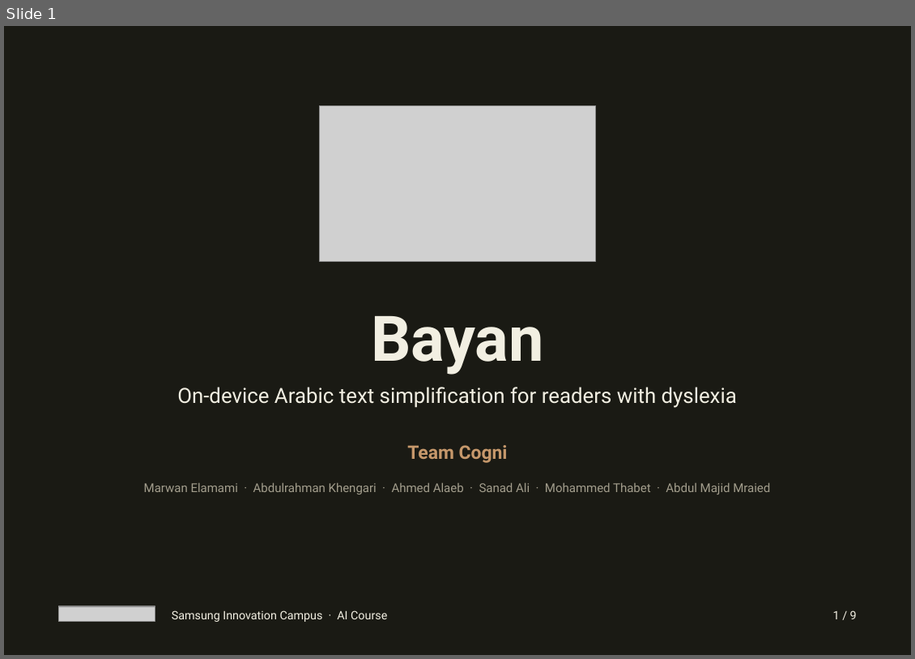
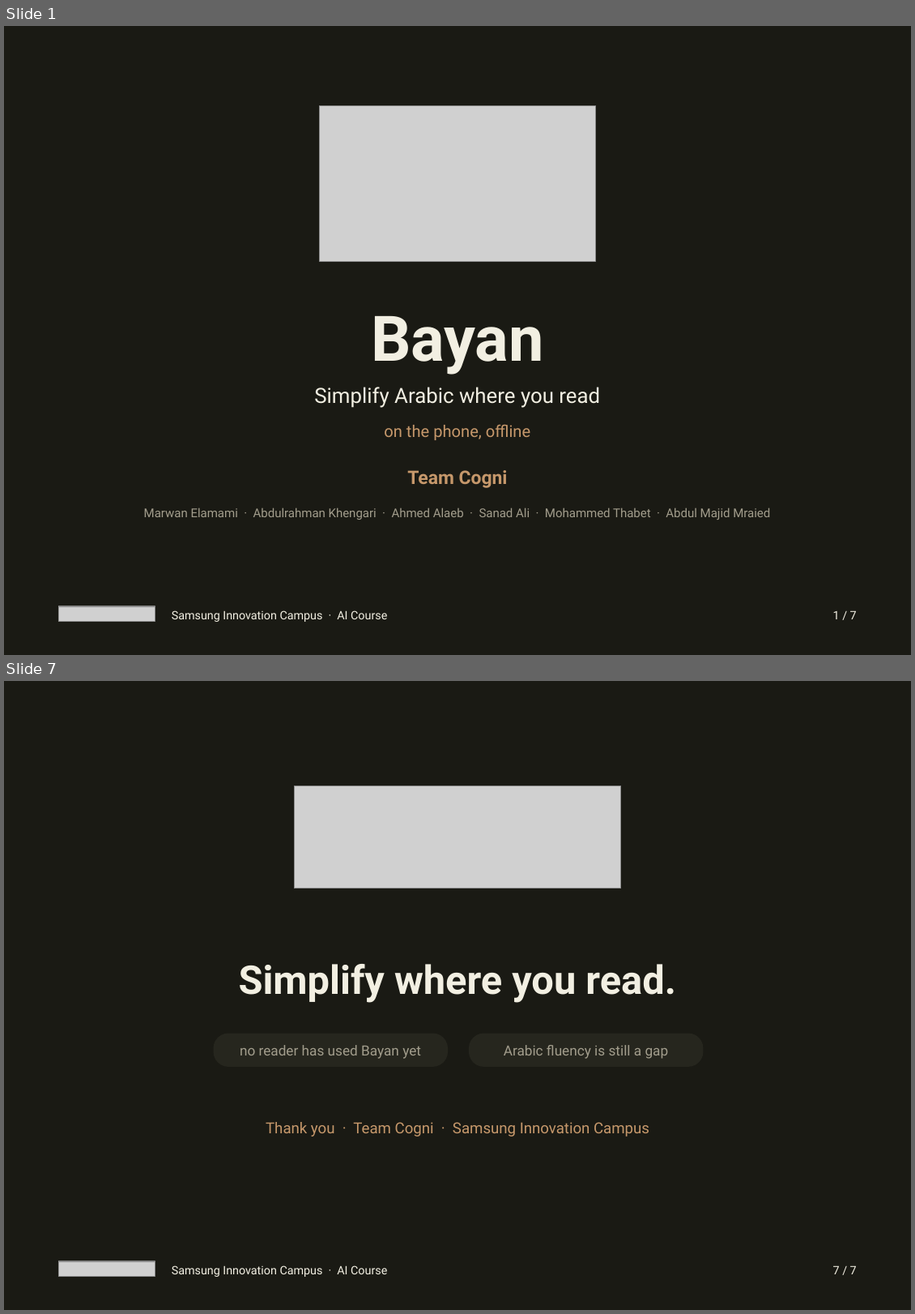
Before and after one commit to Cogni-Libya/Bayan, a slide deck: deliverables/04_presentation/Bayan_Submission.pptx. Shown one above the other, each under a label of ours: slide 1 before the commit, slides 1 and 7 after it; the slides between them are not shown. The pictures are 915x659 and 915x1314 pixels, drawn with LibreOffice and Linux fonts; fonts in the diff are those of the drawing; grey boxes stand for pictures. Boxes give left, top, right and bottom in pixels: in the first picture for what was removed or moved away, otherwise in the second. Text is boxed around its words. In the diff, an @@ line names an element or a change of style, - is before the commit and + after.

Commit message:
Submission deck rebuild + uv-scoped deck toolchain
Rebuild Bayan_Submission.pptx from facts.py-sourced numbers across seven
scenes aligned to the presenting beats, and make both decks regenerable
from scratch with a deliverable-local uv project (pyproject + lock).

```diff
--- a/deliverables/04_presentation/Bayan_Submission.pptx
+++ b/deliverables/04_presentation/Bayan_Submission.pptx
@@ slide 7 added at box(4, 681, 911, 1310), background #FFFFFF @@
@@ rectangle added at box(4, 681, 911, 1310), fill #1A1A14 @@
@@ picture added at box(294, 785, 620, 888) @@
@@ text added at box(239, 964, 676, 1003), 34 pt, text #F2EFE2, bold @@
+Simplify where you read.
@@ rounded rectangle added at box(214, 1033, 448, 1067), fill #26261E, 12 pt, text #A29D8C @@
+no reader has used Bayan yet
@@ rounded rectangle added at box(469, 1033, 704, 1067), fill #26261E, 12 pt, text #A29D8C @@
+Arabic fluency is still a gap
@@ text added at box(266, 1122, 650, 1136), 13 pt, text #C6986B @@
+Thank you · Team Cogni · Samsung Innovation Campus
@@ picture added at box(58, 1261, 155, 1276) @@
@@ text added at box(172, 1265, 387, 1276), 10 pt, text #F2EFE2 @@
+Samsung Innovation Campus · AI Course
@@ text added at box(833, 1265, 857, 1274), 10 pt, text #F2EFE2 @@
+7 / 7
@@ slide 1 changed as well @@
@@ text at box(314, 386, 600, 408): text changed @@
-On-device Arabic text simplification for readers with dyslexia
+Simplify Arabic where you read
@@ text added at box(384, 424, 530, 440), 14 pt, text #C6986B @@
+on the phone, offline
@@ text "Team Cogni": place and size @@
-text "Team Cogni" at box(407, 445, 508, 463)
+text "Team Cogni" at box(407, 470, 508, 488)
@@ text "Marwan Elamami · Abdulrahman Khengari ...": place and size @@
-text "Marwan Elamami · Abdulrahman Khengari ..." at box(144, 483, 770, 494)
+text "Marwan Elamami · Abdulrahman Khengari ..." at box(144, 508, 770, 519)
@@ text at box(833, 610, 857, 619): text changed @@
-1 / 9
+1 / 7
```
Also in this commit, not shown: 5 other slides added, 8 slides removed, 8 other files.
